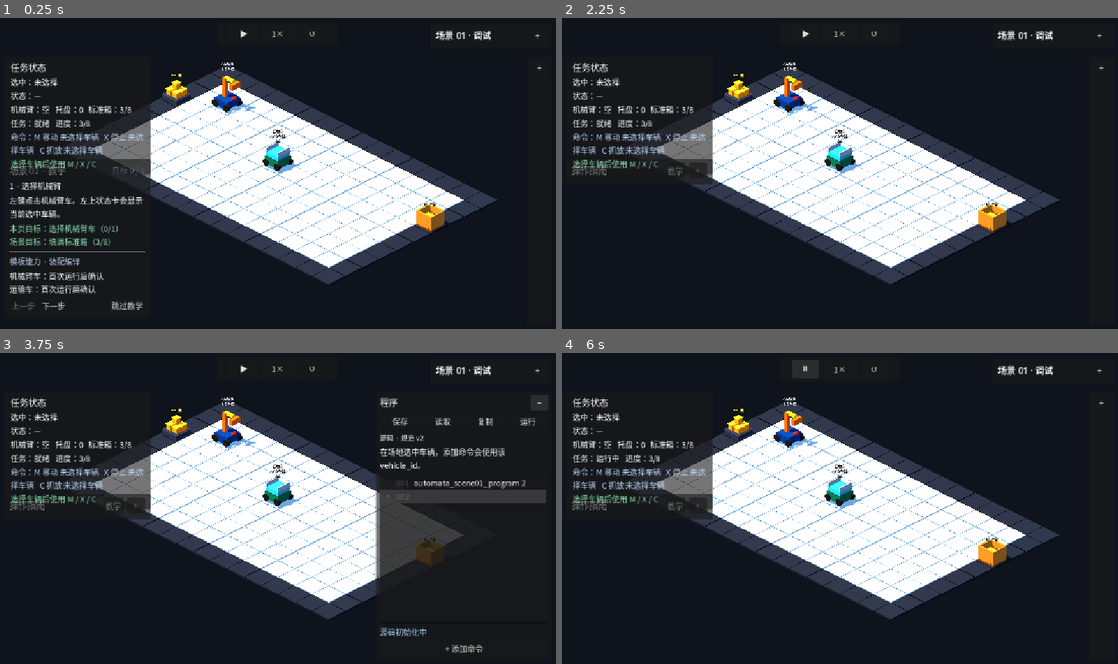
Above: before the commit, frames 1-4 (two rows, left to right).
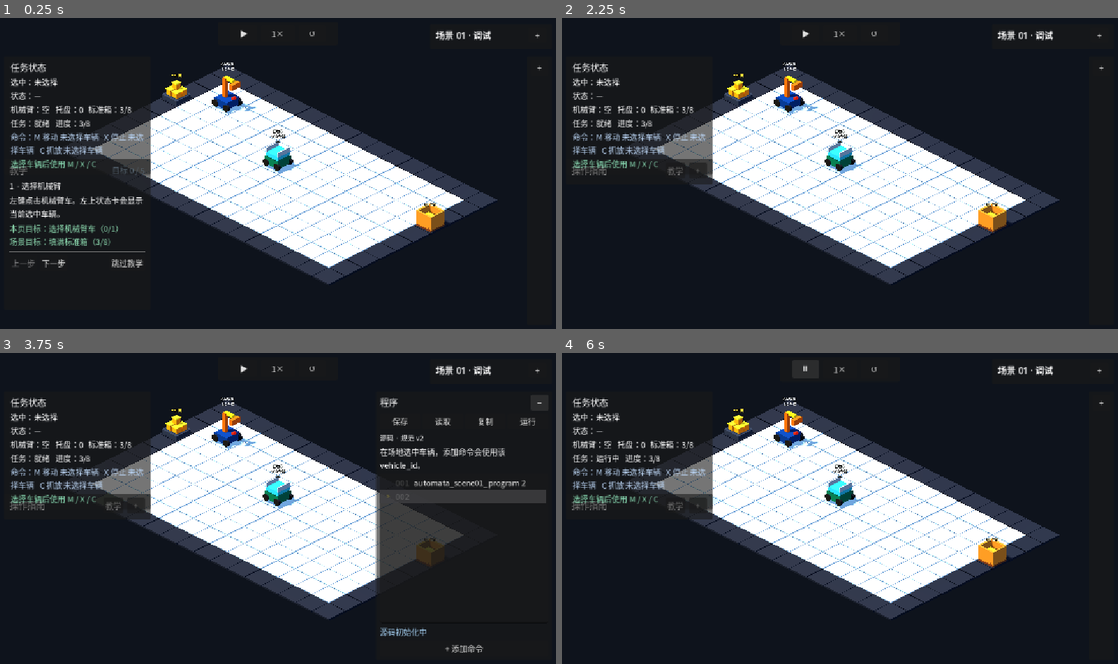
Above: after the commit, the same moments.

Repository: Ri0n72Y/automata
Game: Godot game, scene res://scenes/scene_01/scene_01_basic_packing.tscn
Two runs of this game, one before a commit and one after it. Both use one fixed random seed, a clock stepped at 60 frames per second and the inputs below.
Inputs:
- Up to frame 1 (0.25 s): no input
- Up to frame 2 (2.25 s): click "下一步" at 0.5 s; click "上一步" at 1.25 s; click "跳过教学" at 2 s
- Up to frame 3 (3.75 s): click "教学" at 2.75 s; click "+" at 3.5 s
- Up to frame 4 (6 s): click "−" at 4.25 s; click "+" at 5 s; click "▶" at 5.75 s

The runs differ from the first frame. In frame 1, 1.2% of the frame differs, in the area x 1-26%, y 47-94%; in frame 2, nothing differs; in frame 3, less than 0.1%; in frame 4, nothing differs.

Commit message:
[codex]refactor(scene-01): simplify Tutorial card hierarchy

Diff:
--- a/scenes/scene_01/components/scene_01_tutorial_ui.tscn
+++ b/scenes/scene_01/components/scene_01_tutorial_ui.tscn
@@ -21,9 +21,9 @@
 unique_name_in_owner = true
 layout_mode = 0
 offset_left = 16.0
-offset_top = 82.0
-offset_right = 376.0
-offset_bottom = 390.0
+offset_top = 292.0
+offset_right = 316.0
+offset_bottom = 600.0
 mouse_filter = 0
 
 [node name="Margin" type="MarginContainer" parent="RootControl/TutorialPanel"]
@@ -44,7 +44,7 @@
 [node name="Title" type="Label" parent="RootControl/TutorialPanel/Margin/VBox/Header"]
 layout_mode = 2
 size_flags_horizontal = 3
-text = "场景 01 · 教学"
+text = "教学"
 theme_override_font_sizes/font_size = 18
 
 [node name="ProgressLabel" type="Label" parent="RootControl/TutorialPanel/Margin/VBox/Header"]
@@ -75,17 +75,6 @@
 [node name="Rule" type="HSeparator" parent="RootControl/TutorialPanel/Margin/VBox"]
 layout_mode = 2
 
-[node name="CapabilityHeader" type="Label" parent="RootControl/TutorialPanel/Margin/VBox"]
-layout_mode = 2
-text = "模板能力 · 装配编译"
-modulate = Color(0.72, 0.8, 0.9, 1)
-
-[node name="CapabilityLabel" type="Label" parent="RootControl/TutorialPanel/Margin/VBox"]
-unique_name_in_owner = true
-layout_mode = 2
-text = "机械臂车：首次运行后确认\n运输车：首次运行后确认"
-autowrap_mode = 2
-
 [node name="ButtonRow" type="HBoxContainer" parent="RootControl/TutorialPanel/Margin/VBox"]
 layout_mode = 2
 theme_override_constants/separation = 6
